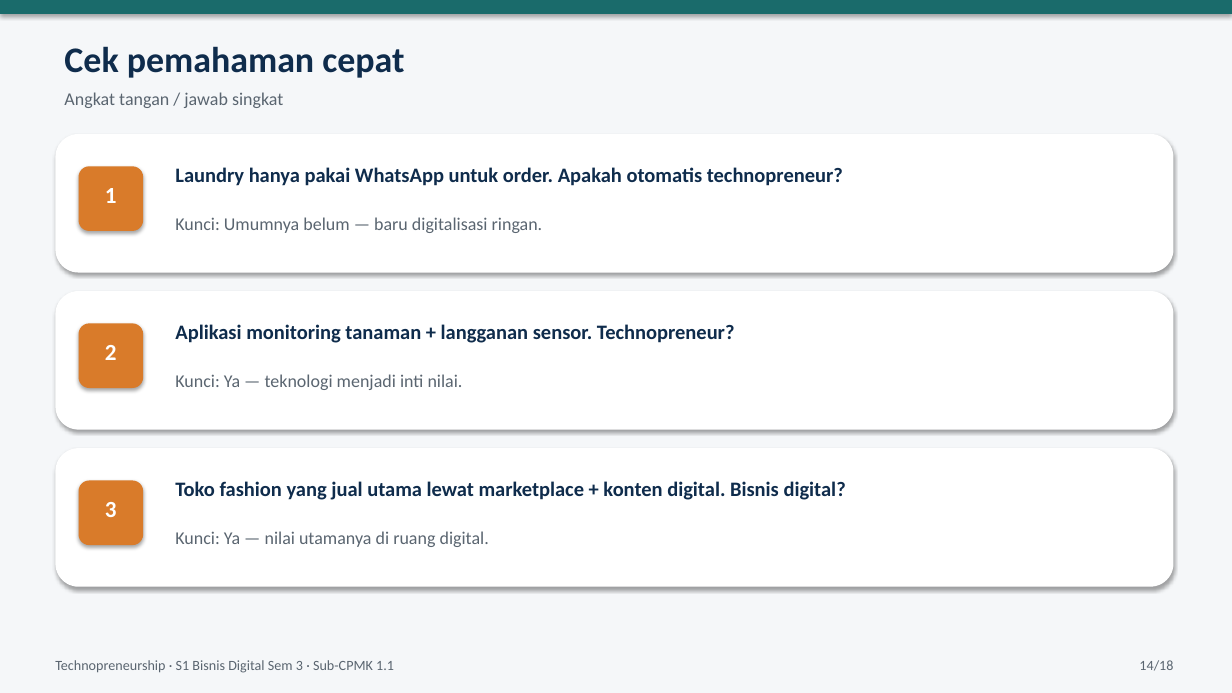
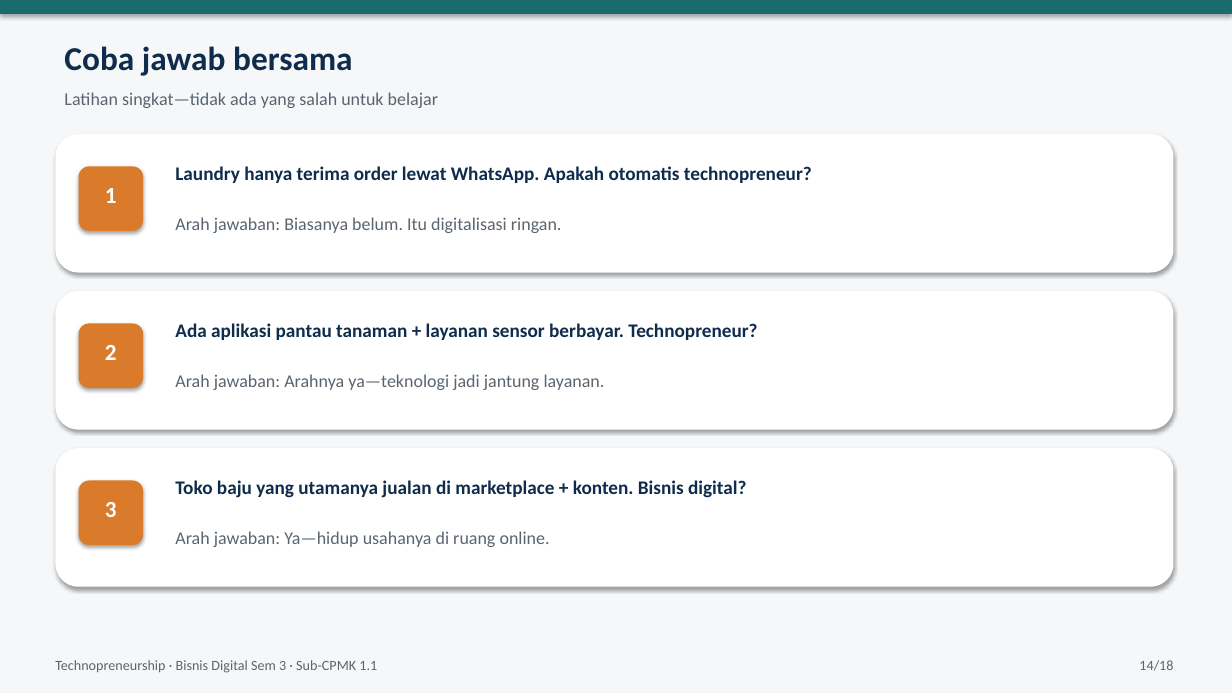
Before and after one commit to yusepa165-hue/Latihan-1, a slide deck: slide 14 of materi-technopreneurship/ppt/PPT01_SubCPMK_1_1_Entrepreneur_Technopreneur_Bisnis_Digital.pptx. Drawn at 1232x693 pixels with LibreOffice and Linux fonts; fonts in the diff are those of the drawing. Boxes give left, top, right and bottom in pixels: in the first picture for what was removed or moved away, otherwise in the second. Text is boxed around its words. In the diff, an @@ line names an element or a change of style, - is before the commit and + after.

```diff
--- a/materi-technopreneurship/ppt/PPT01_SubCPMK_1_1_Entrepreneur_Technopreneur_Bisnis_Digital.pptx
+++ b/materi-technopreneurship/ppt/PPT01_SubCPMK_1_1_Entrepreneur_Technopreneur_Bisnis_Digital.pptx
@@ text at [64,46,352,76]: text changed; size 28 to 26 pt @@
-Cek pemahaman cepat
+Coba jawab bersama
@@ text at [64,92,438,108]: text changed @@
-Angkat tangan / jawab singkat
+Latihan singkat—tidak ada yang salah untuk belajar
@@ text at [175,166,812,183]: text changed; size 16 to 15 pt @@
-Laundry hanya pakai WhatsApp untuk order. Apakah otomatis technopreneur?
+Laundry hanya terima order lewat WhatsApp. Apakah otomatis technopreneur?
@@ text at [175,217,562,233]: text changed @@
-Kunci: Umumnya belum — baru digitalisasi ringan.
+Arah jawaban: Biasanya belum. Itu digitalisasi ringan.
@@ text at [175,323,757,340]: text changed; size 16 to 15 pt @@
-Aplikasi monitoring tanaman + langganan sensor. Technopreneur?
+Ada aplikasi pantau tanaman + layanan sensor berbayar. Technopreneur?
@@ text at [175,374,605,390]: text changed @@
-Kunci: Ya — teknologi menjadi inti nilai.
+Arah jawaban: Arahnya ya—teknologi jadi jantung layanan.
@@ text at [175,480,746,498]: text changed; size 16 to 15 pt @@
-Toko fashion yang jual utama lewat marketplace + konten digital. Bisnis digital?
+Toko baju yang utamanya jualan di marketplace + konten. Bisnis digital?
@@ text at [175,531,550,547]: text changed @@
-Kunci: Ya — nilai utamanya di ruang digital.
+Arah jawaban: Ya—hidup usahanya di ruang online.
@@ text at [55,660,377,673]: text changed @@
-Technopreneurship · S1 Bisnis Digital Sem 3 · Sub-CPMK 1.1
+Technopreneurship · Bisnis Digital Sem 3 · Sub-CPMK 1.1
```
Also in this commit, not shown: 15 other slides changed, 2 slides added, 2 slides removed, 1 other file.
